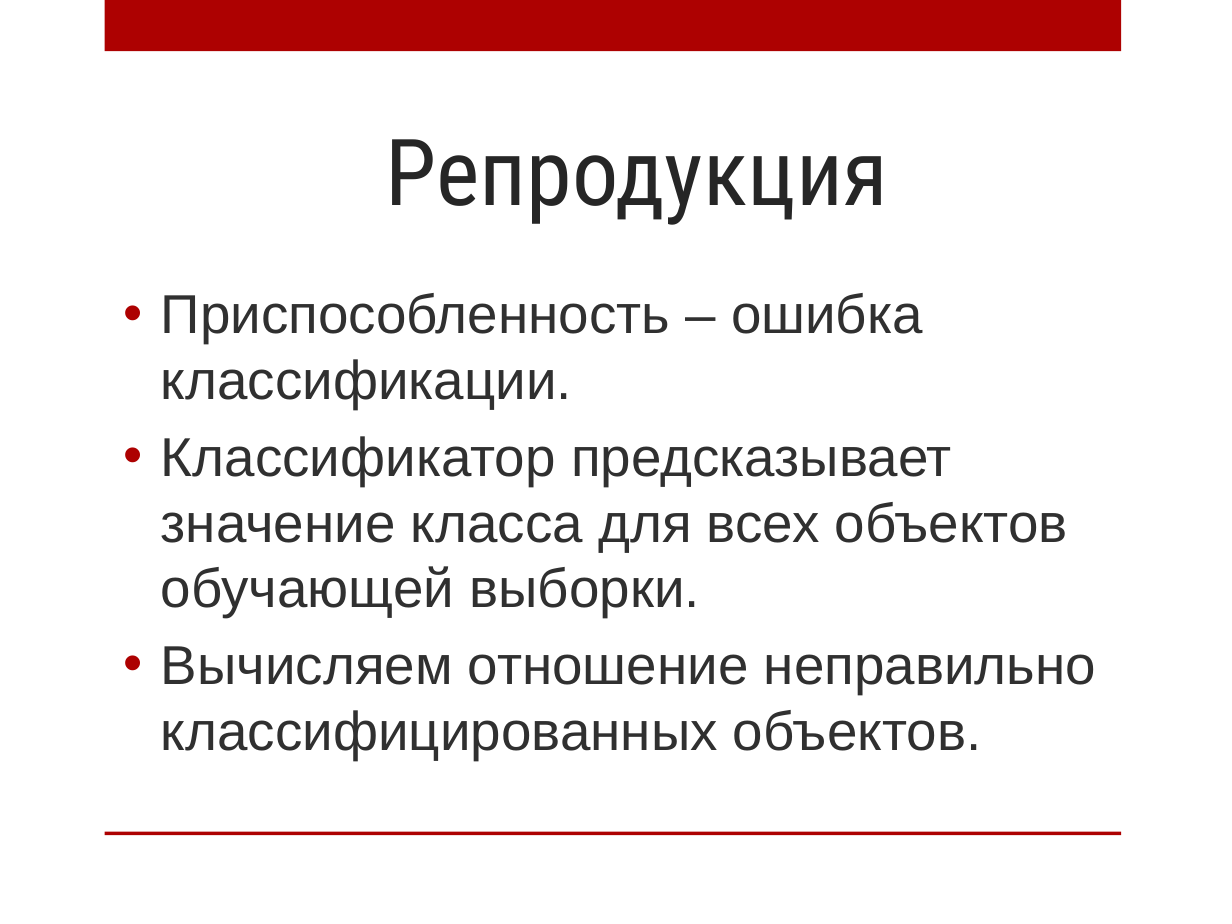
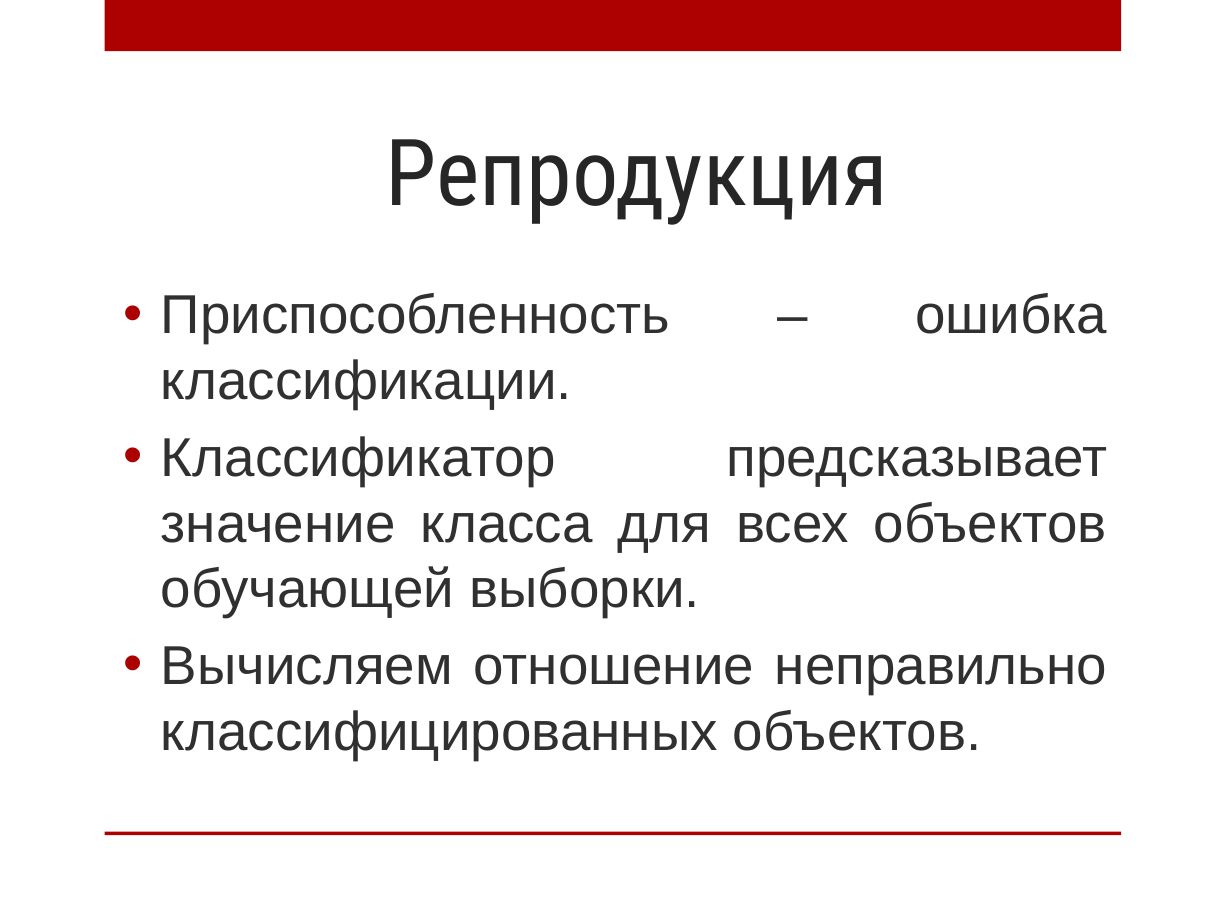
Before and after one commit to AnnaIbakaeva/Genetic, a slide deck: slide 17 of Диплом/Магистратура.Ибакаева.pptx (slide 18 before the commit). Drawn at 1232x924 pixels with LibreOffice and Linux fonts; fonts in the diff are those of the drawing; background and template pictures are left out. Boxes give left, top, right and bottom in pixels: in the first picture for what was removed or moved away, otherwise in the second. Text is boxed around its words. In the diff, an @@ line names an element or a change of style, - is before the commit and + after.

```diff
--- a/Диплом/Магистратура.Ибакаева.pptx
+++ b/Диплом/Магистратура.Ибакаева.pptx
@@ text "Приспособленность – ошибка классификации." at [161, 293, 1107, 760]: alignment left to justified @@
```
Also in this commit, not shown: 8 other slides changed, 1 slide added, 1 slide removed, 1 other file.
